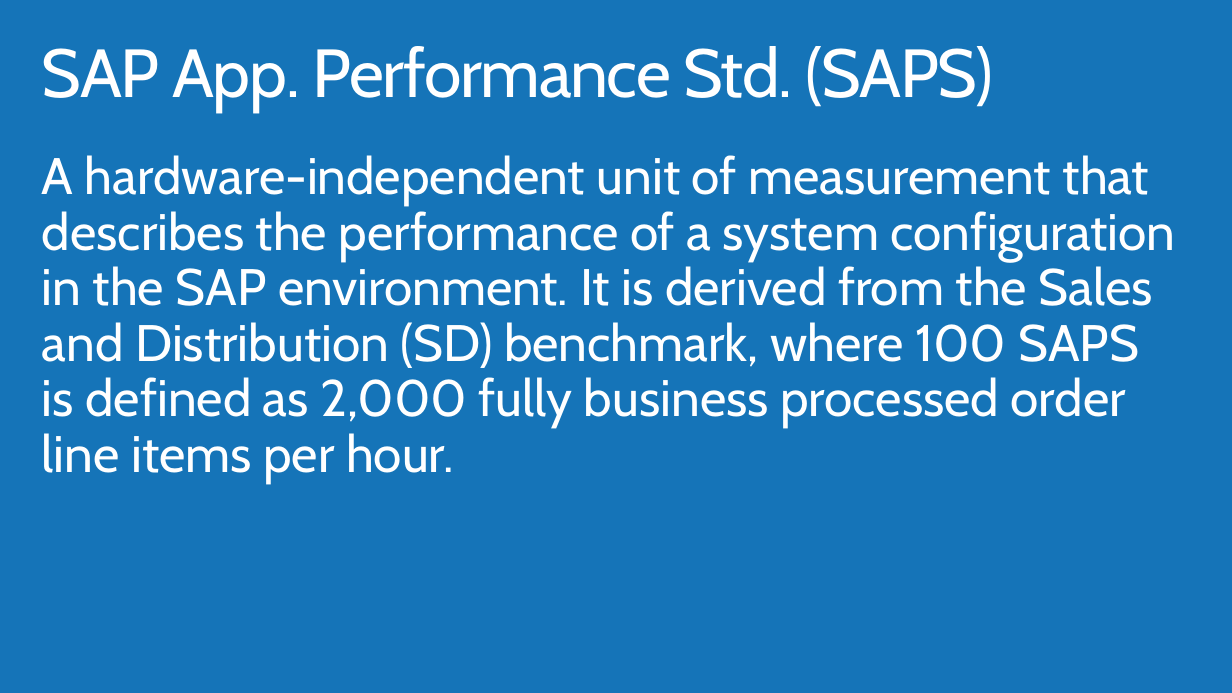
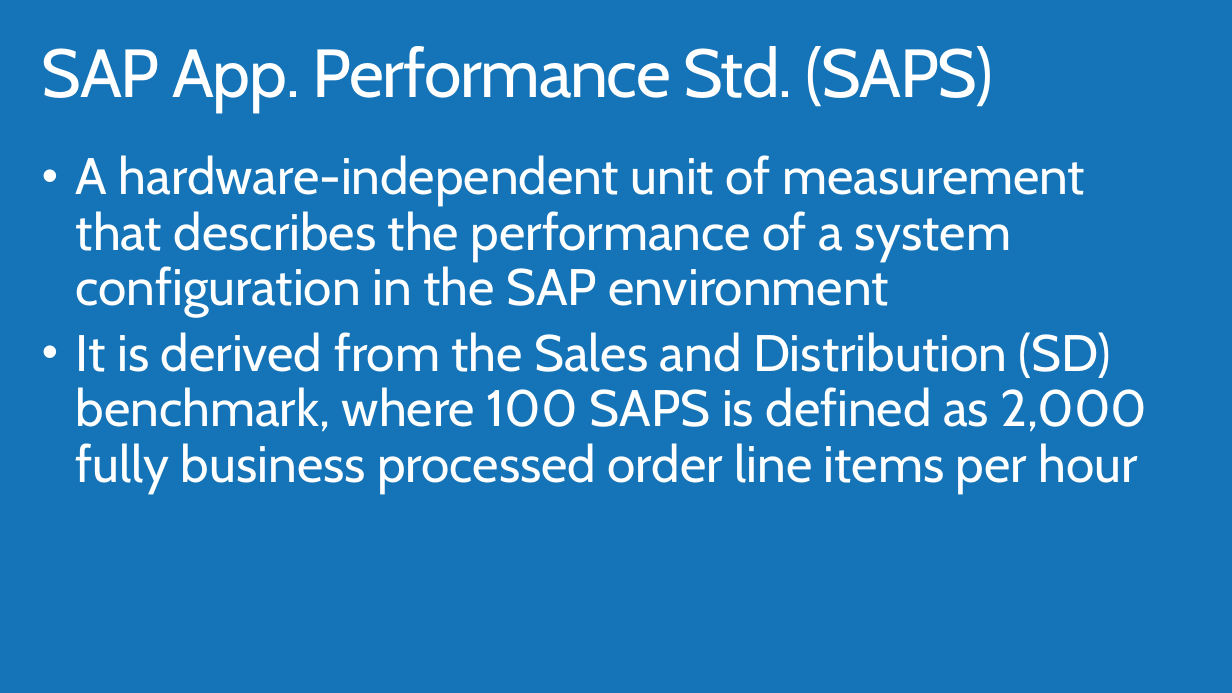
Before and after one commit to AzureCAT-GSI/SAP-on-Azure, a slide deck: slide 20 of Presentations/04_SAP_Netweaver_on_Azure_ADS.pptx (slide 15 before the commit). Drawn at 1232x693 pixels with LibreOffice and Linux fonts; fonts in the diff are those of the drawing; background and template pictures are left out. Boxes give left, top, right and bottom in pixels: in the first picture for what was removed or moved away, otherwise in the second. Text is boxed around its words. In the diff, an @@ line names an element or a change of style, - is before the commit and + after.

```diff
--- a/Presentations/04_SAP_Netweaver_on_Azure_ADS.pptx
+++ b/Presentations/04_SAP_Netweaver_on_Azure_ADS.pptx
@@ text at (76,155,1148,493): text changed @@
-A hardware-independent unit of measurement that describes the performance of a system configuration in the SAP environment. It is derived from the Sales and Distribution (SD) benchmark, where 100 SAPS is defined as 2,000 fully business processed order line items per hour.
+• A hardware-independent unit of measurement that describes the performance of a system configuration in the SAP environment
+• It is derived from the Sales and Distribution (SD) benchmark, where 100 SAPS is defined as 2,000 fully business processed order line items per hour
```
Also in this commit, not shown: 39 other slides changed, 18 slides added, 21 slides removed, 18 other files.
